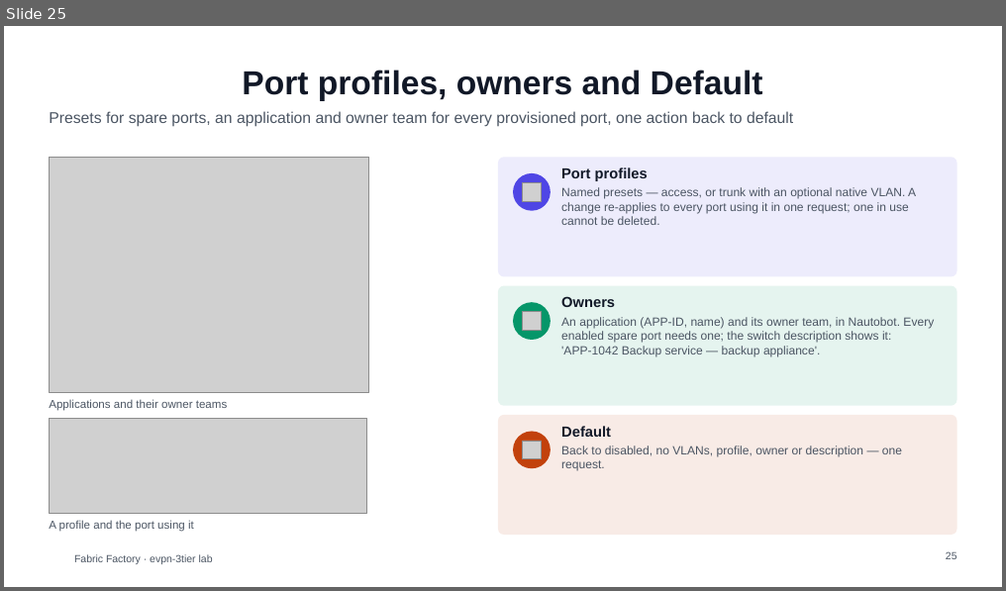
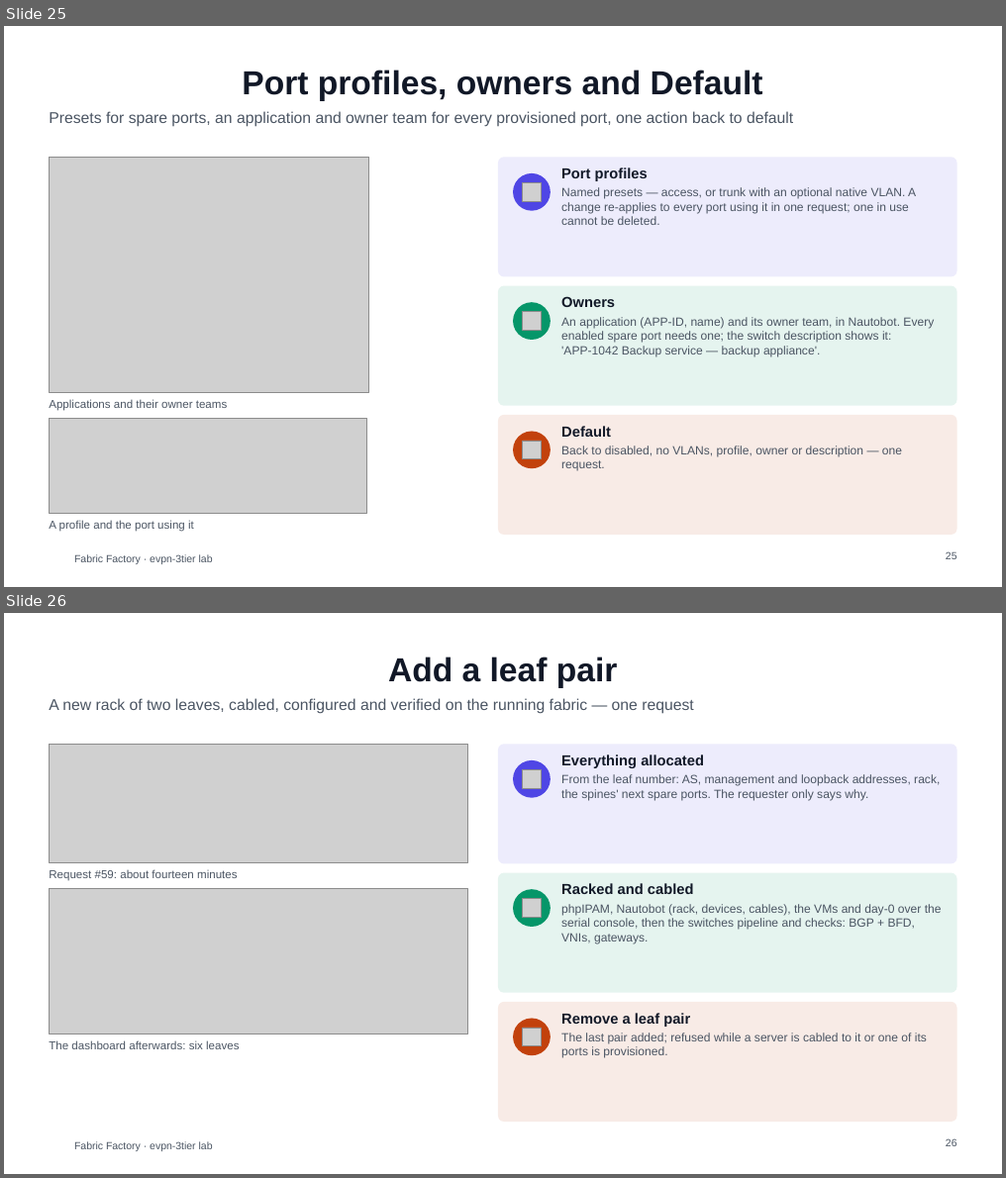
Before and after one commit to dcantor/evpn-3tier, a slide deck: docs/whitepaper/fabric-factory-overview.pptx. Shown one above the other, each under a label of ours: slide 25 before the commit, slides 25 and 26 after it. The pictures are 1006x591 and 1006x1178 pixels, drawn with LibreOffice and Linux fonts; fonts in the diff are those of the drawing; grey boxes stand for pictures; background and template pictures are left out. Boxes give left, top, right and bottom in pixels: in the first picture for what was removed or moved away, otherwise in the second. Text is boxed around its words. In the diff, an @@ line names an element or a change of style, - is before the commit and + after.

```diff
--- a/docs/whitepaper/fabric-factory-overview.pptx
+++ b/docs/whitepaper/fabric-factory-overview.pptx
@@ slide 26 added at box(4, 613, 1002, 1174), background #FFFFFF; not listed: 1 template element that a slide beside it also shows @@
@@ title added at box(388, 657, 618, 688), 32 pt, text #111827, bold @@
+Add a leaf pair
@@ text added at box(49, 698, 693, 714), 15 pt, text #4B5563 @@
+A new rack of two leaves, cabled, configured and verified on the running fabric — one request
@@ picture added at box(49, 744, 468, 863) @@
@@ rounded rectangle added at box(498, 744, 957, 863), fill #4F46E5 at 10% opacity @@
@@ ellipse added at box(513, 761, 550, 798), fill #4F46E5 @@
@@ text added at box(561, 755, 940, 800), 11.5 pt, text #4B5563 @@
+Everything allocated
+From the leaf number: AS, management and loopback addresses, rack, the spines' next spare ports. The requester only says why.
@@ picture added at box(522, 770, 541, 789) @@
@@ text added at box(49, 869, 237, 881), 11 pt, text #4B5563 @@
+Request #59: about fourteen minutes
@@ rounded rectangle added at box(498, 872, 957, 992), fill #059669 at 10% opacity @@
@@ picture added at box(49, 889, 468, 1035) @@
@@ ellipse added at box(513, 889, 550, 927), fill #059669 @@
@@ picture added at box(522, 899, 541, 918) @@
@@ text added at box(561, 883, 942, 944), 11.5 pt, text #4B5563 @@
+Racked and cabled
+phpIPAM, Nautobot (rack, devices, cables), the VMs and day-0 over the serial console, then the switches pipeline and checks: BGP + BFD, VNIs, gateways.
@@ rounded rectangle added at box(498, 1002, 957, 1122), fill #C2410C at 10% opacity @@
@@ ellipse added at box(513, 1019, 550, 1057), fill #C2410C @@
@@ picture added at box(522, 1028, 541, 1047) @@
@@ text added at box(561, 1013, 927, 1059), 11.5 pt, text #4B5563 @@
+Remove a leaf pair
+The last pair added; refused while a server is cabled to it or one of its ports is provisioned.
@@ text added at box(49, 1041, 239, 1050), 11 pt, text #4B5563 @@
+The dashboard afterwards: six leaves
@@ page number added at box(945, 1139, 957, 1147), 10 pt, text #4B5563 @@
+26
```
Also in this commit, not shown: 1 slide changed, 1 other slide added, 13 other files.
